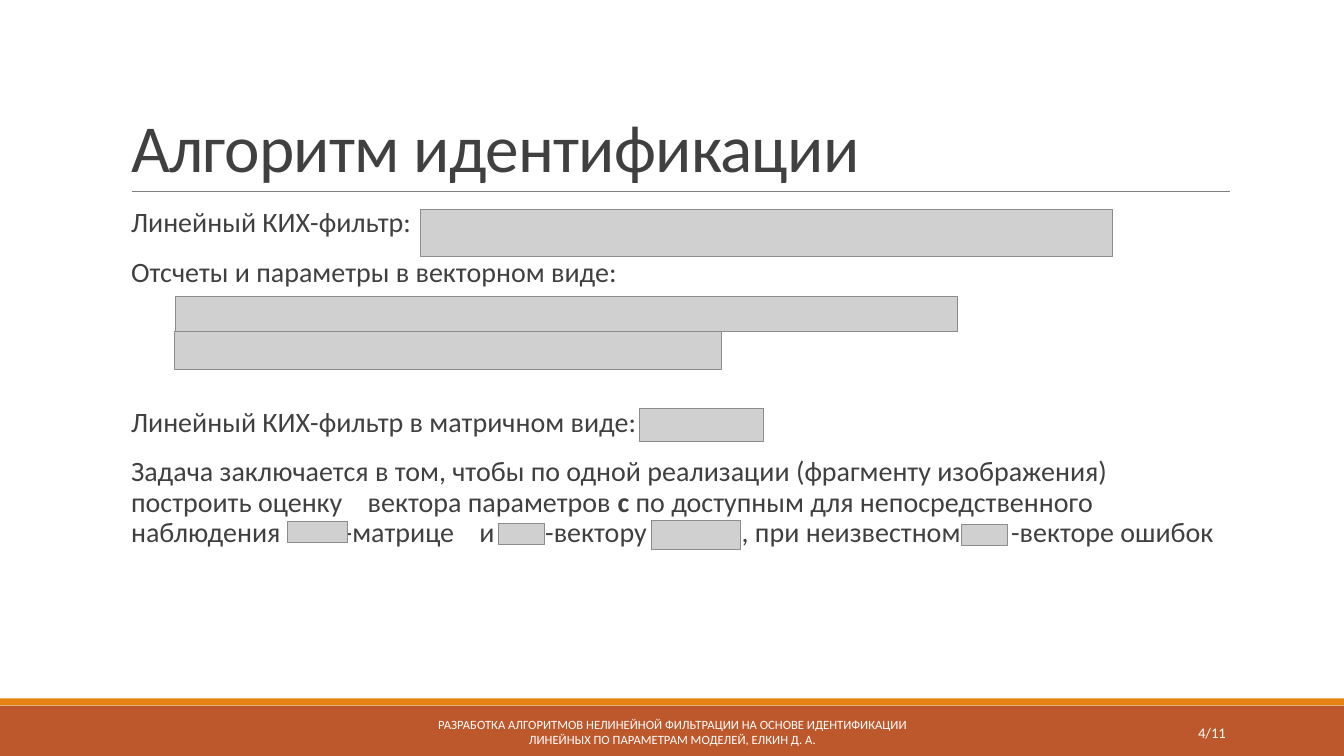
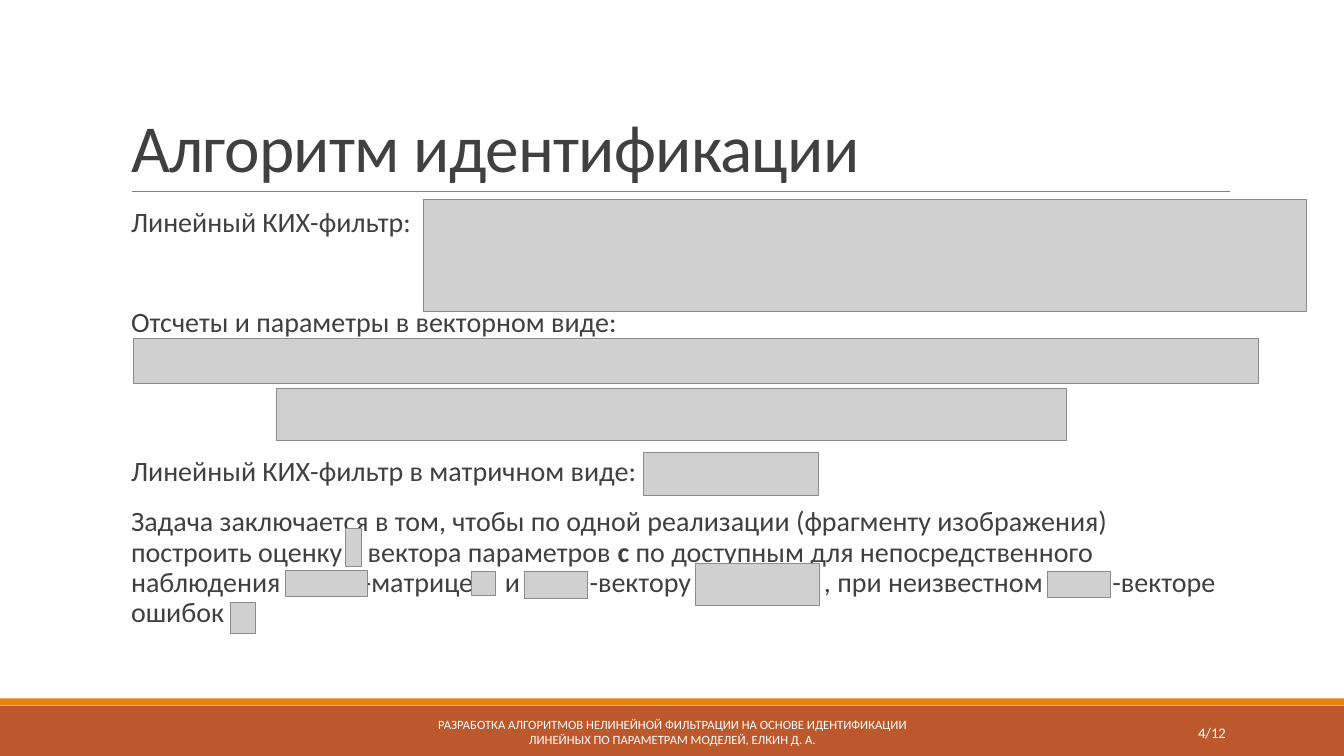
Before and after one commit to DenisYelkin/diploma, a slide deck: slide 4 of Диплом/170614-08-Елкин.pptx. Drawn at 1344x756 pixels with LibreOffice and Linux fonts; fonts in the diff are those of the drawing; grey boxes stand for pictures; background and template pictures are left out. Boxes give left, top, right and bottom in pixels: in the first picture for what was removed or moved away, otherwise in the second. Text is boxed around its words. In the diff, an @@ line names an element or a change of style, - is before the commit and + after.

```diff
--- a/Диплом/170614-08-Елкин.pptx
+++ b/Диплом/170614-08-Елкин.pptx
@@ text "Линейный КИХ-фильтр:" rewrapped from <box>131,213,1213,547</box> to <box>131,213,1215,622</box> @@
@@ picture: place and size @@
-picture at <box>420,209,1112,256</box>
+picture at <box>423,200,1307,312</box>
@@ picture removed at <box>175,296,958,332</box> @@
@@ picture added at <box>133,339,1259,384</box> @@
@@ picture removed at <box>174,331,722,370</box> @@
@@ picture added at <box>277,388,1068,441</box> @@
@@ picture removed at <box>639,408,764,442</box> @@
@@ picture added at <box>644,453,819,495</box> @@
@@ picture removed at <box>287,522,347,543</box> @@
@@ picture added at <box>345,529,361,567</box> @@
@@ picture removed at <box>498,523,544,544</box> @@
@@ picture removed at <box>652,520,741,549</box> @@
@@ picture removed at <box>962,524,1008,545</box> @@
@@ picture added at <box>696,564,819,606</box> @@
@@ picture added at <box>286,571,368,597</box> @@
@@ picture added at <box>472,572,496,596</box> @@
@@ picture added at <box>524,572,587,598</box> @@
@@ picture added at <box>1048,572,1110,598</box> @@
@@ picture added at <box>230,602,255,633</box> @@
@@ page number at <box>1198,728,1226,739</box>: text changed @@
-4/11
+4/12
```
Also in this commit, not shown: 3 other slides changed, 1 slide added, 5 other files.
